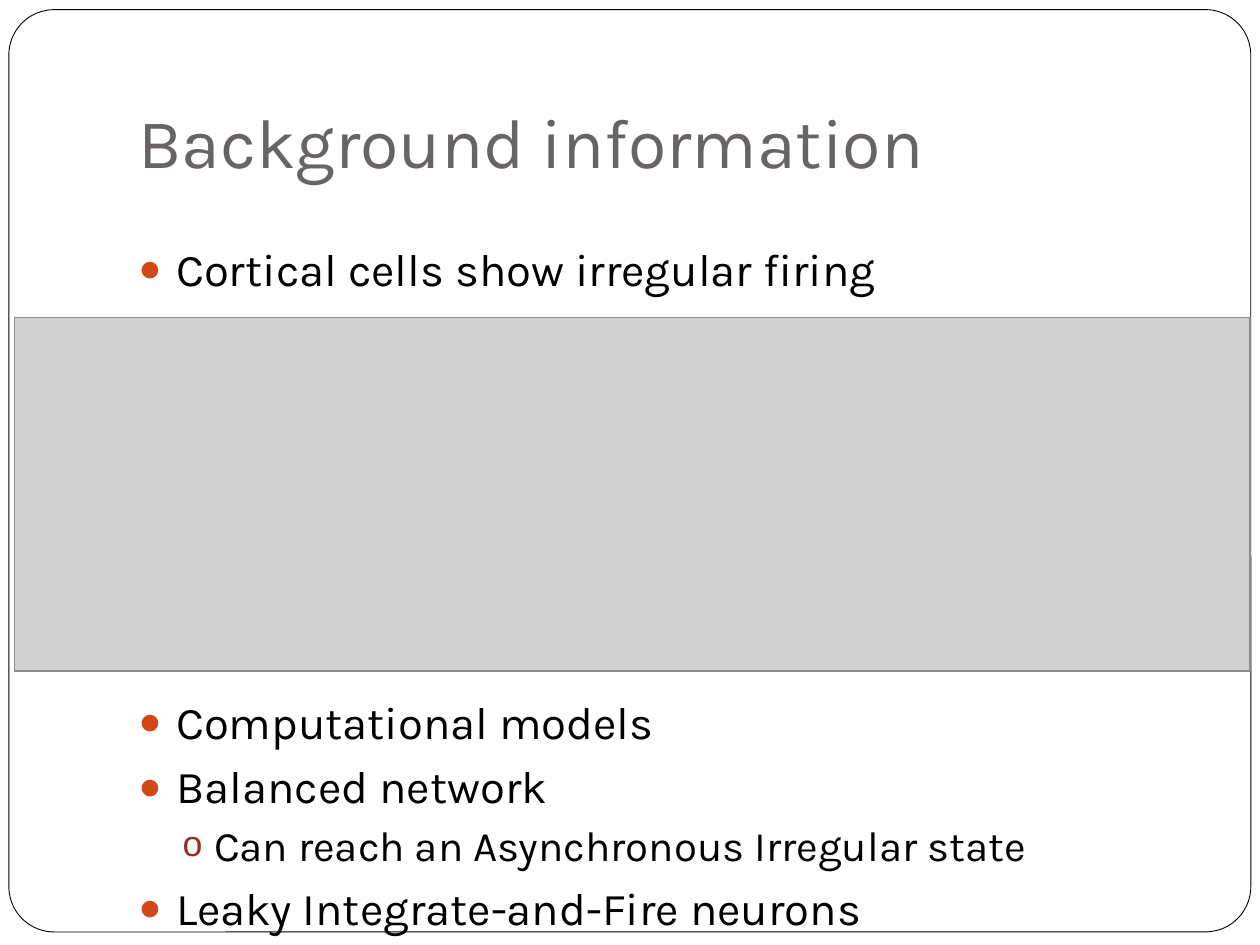
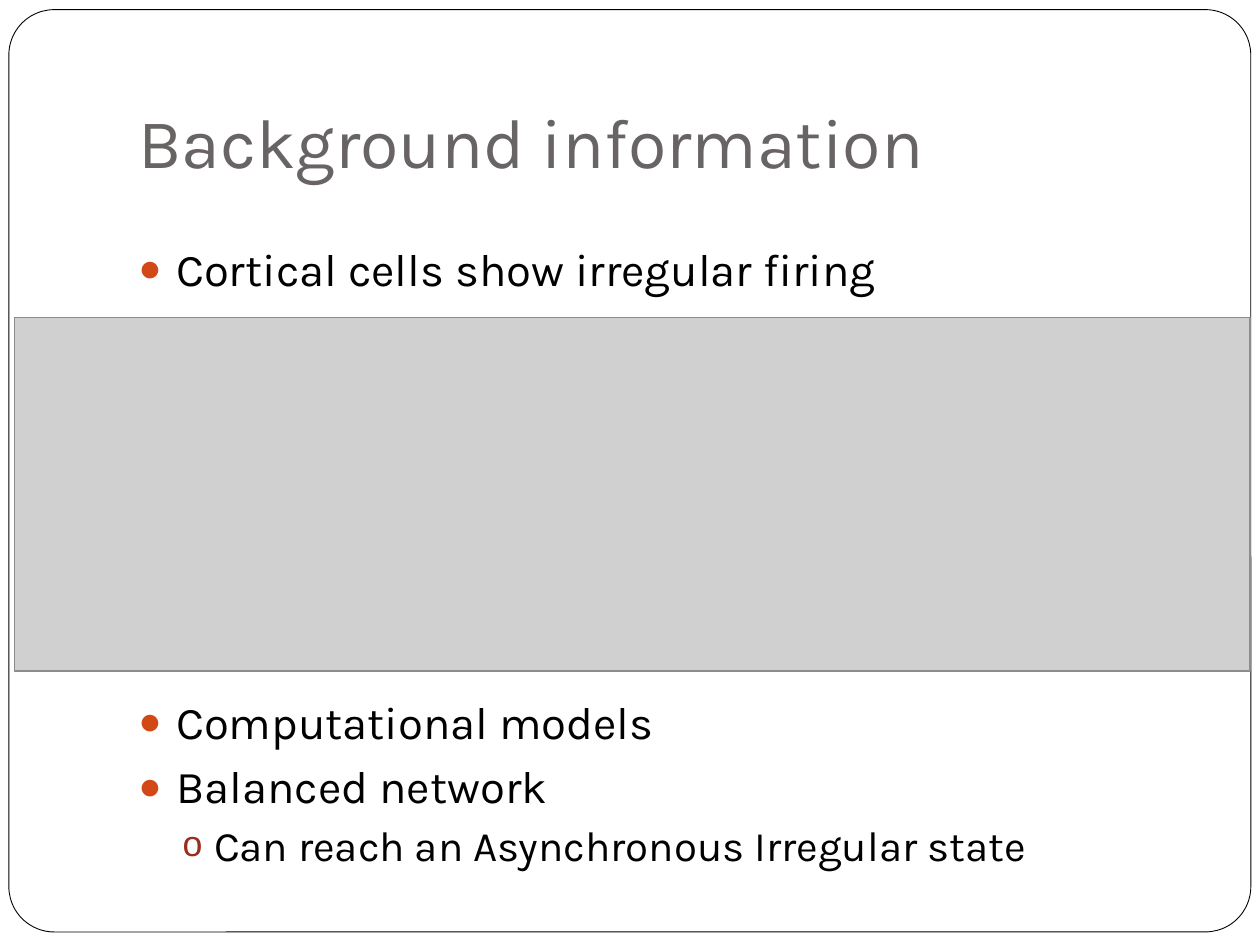
Before and after one commit to jiribrummer/Balanced_network, a slide deck: slide 4 of Final presentation bachelor thesis Jiri Brummer - dynamics of balanced network.pptx. Drawn at 1260x945 pixels with LibreOffice and Linux fonts; fonts in the diff are those of the drawing; grey boxes stand for pictures. Boxes give left, top, right and bottom in pixels: in the first picture for what was removed or moved away, otherwise in the second. Text is boxed around its words. In the diff, an @@ line names an element or a change of style, - is before the commit and + after.

```diff
--- a/Final presentation bachelor thesis Jiri Brummer - dynamics of balanced network.pptx
+++ b/Final presentation bachelor thesis Jiri Brummer - dynamics of balanced network.pptx
@@ text at (x1=176, y1=893, x2=861, y2=937): paragraph removed @@
-● Leaky Integrate-and-Fire neurons
```
Also in this commit, not shown: 6 other slides changed, 2 other files.
